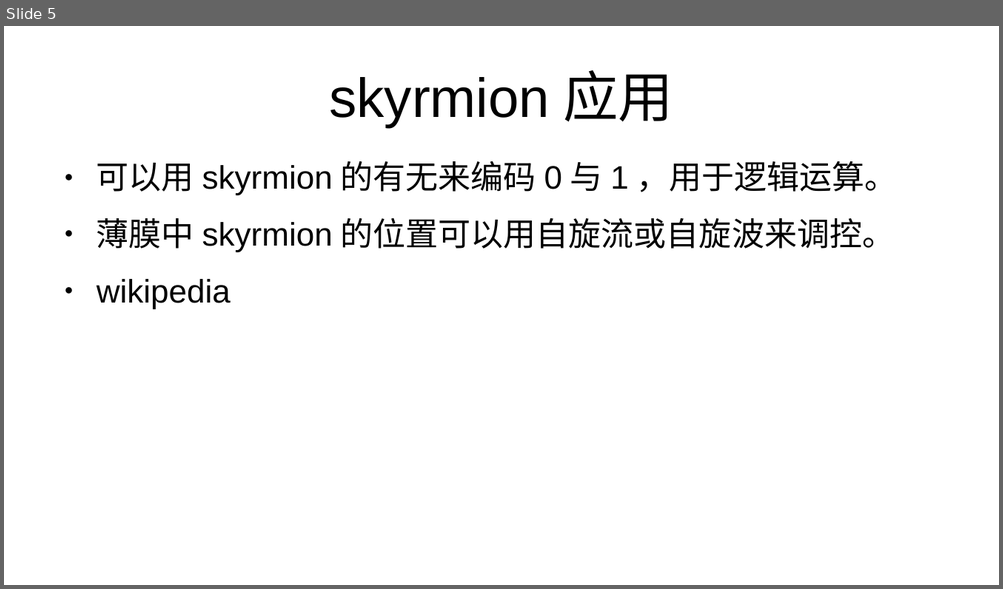
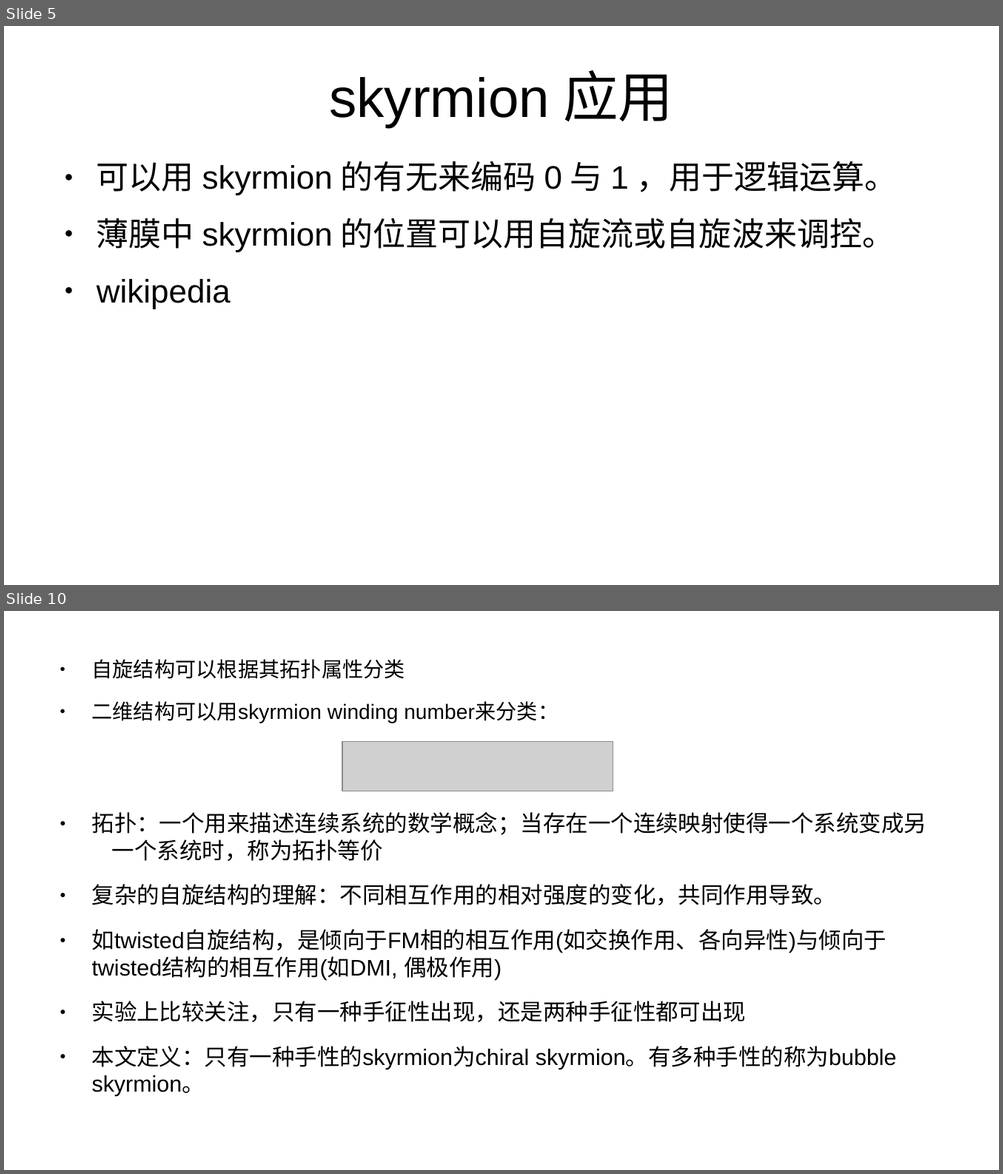
Before and after one commit to GoldenRaven/reference_reading, a slide deck: skyrmion.odp. Shown one above the other, each under a label of ours: slide 5 before the commit, slides 5 and 10 after it; the slides between them are not shown. The pictures are 1003x589 and 1003x1174 pixels, drawn with LibreOffice and Linux fonts; fonts in the diff are those of the drawing; grey boxes stand for pictures. Boxes give left, top, right and bottom in pixels: in the first picture for what was removed or moved away, otherwise in the second. Text is boxed around its words. In the diff, an @@ line names an element or a change of style, - is before the commit and + after.

Commit message:
feat: add in skyrmion

```diff
--- a/skyrmion.odp
+++ b/skyrmion.odp
@@ slide 10 added at (4, 611, 999, 1170), background #FFFFFF @@
@@ text added at (92, 659, 558, 723), 16.6 pt, text #000000 @@
+● 自旋结构可以根据其拓扑属性分类
+● 二维结构可以用skyrmion winding number来分类：
@@ picture added at (342, 742, 613, 792) @@
@@ text added at (92, 812, 927, 1096), 18 pt, text #000000 @@
+● 拓扑：一个用来描述连续系统的数学概念；当存在一个连续映射使得一个系统变成另 一个系统时，称为拓扑等价
+● 复杂的自旋结构的理解：不同相互作用的相对强度的变化，共同作用导致。
+● 如twisted自旋结构，是倾向于FM相的相互作用(如交换作用、各向异性)与倾向于twisted结构的相互作用(如DMI, 偶极作用)
+● 实验上比较关注，只有一种手征性出现，还是两种手征性都可出现
+● 本文定义：只有一种手性的skyrmion为chiral skyrmion。有多种手性的称为bubble skyrmion。
```
Also in this commit, not shown: 9 other slides added.
